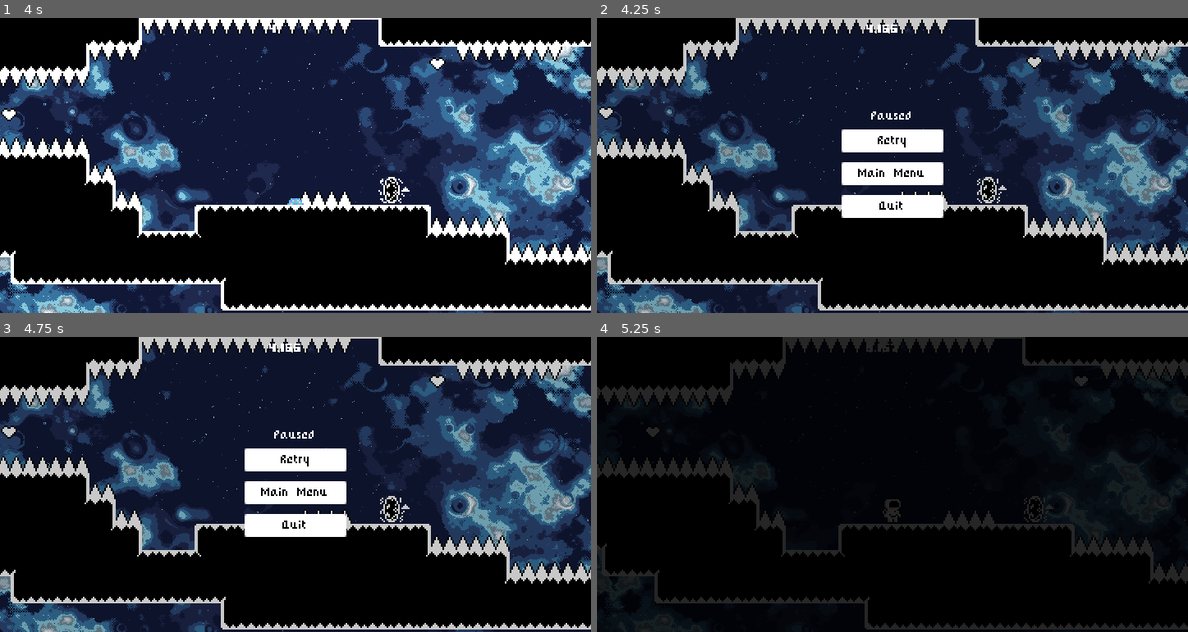
Above: before the commit, frames 1-4 (two rows, left to right).
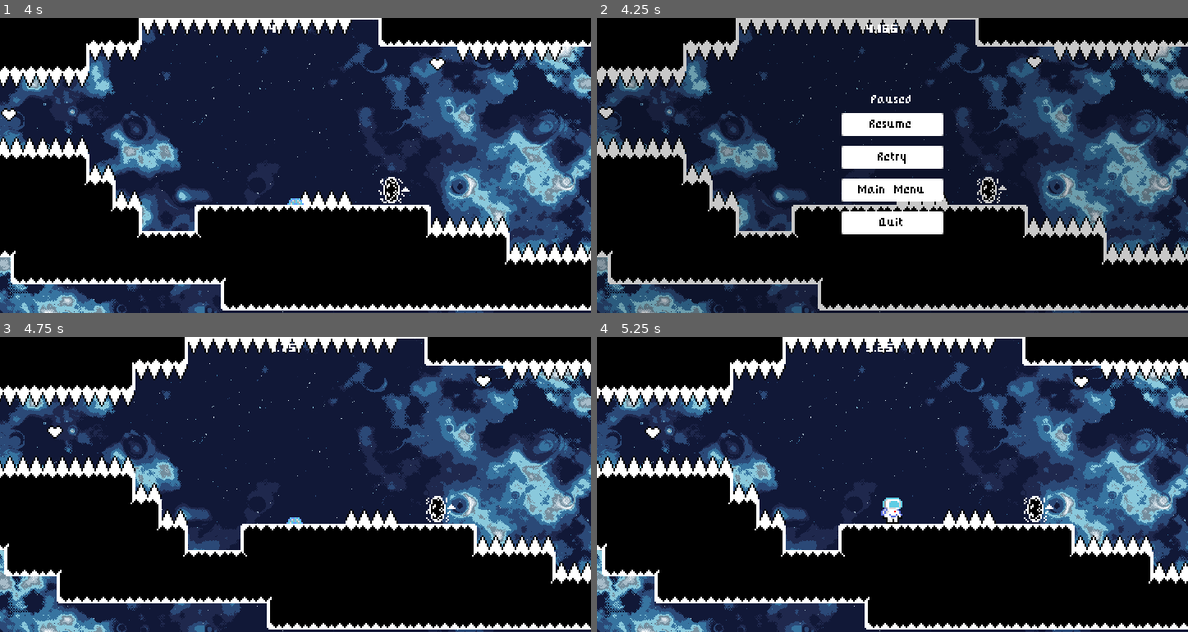
Above: after the commit, the same moments.

Repository: BenjaminZrakic/Astroventure
Game: Godot game, scene res://Scenes/Levels/LevelNeptune2.tscn
The game is run twice, just before and just after one commit, with the same random seed, the same clock (stepped at 60 frames per second) and the same inputs. This scene is started directly instead of the project's main scene.
Inputs (mouse positions are in pixels of both pictures, inside the frame that each line leads up to):
- Up to frame 1 (4 s): tap Enter (ui_accept) at 0.5, 0.77, 1.52, 3.02, 3.77 s; hold Right (ui_right) 0.53-2.03 s; hold Left (ui_left) 2.03-2.78 s; hold Right (ui_right) from 2.78 s (still down)
- Up to frame 2 (4.25 s): keep holding Right (ui_right); tap Escape (ui_cancel) at 4.15 s
- Up to frame 3 (4.75 s): release Right (ui_right) at 4.25 s; click (295, 443) at 4.25 s, where only the run after the commit has a clickable "Resume"
- Up to frame 4 (5.25 s): click (892, 460) at 5 s, where only the run before the commit has a clickable "Retry"

Frame 1 is identical in both runs. In frame 2, 4.8% of the frame differs, in the area x 41-59%, y 26-74%; in frame 3, 37%; in frame 4, 62%, in the area x 0-100%, y 0-100%.

Commit message:
Pause fix 2

Diff:
--- a/Scenes/Level Assets/world.gd
+++ b/Scenes/Level Assets/world.gd
@@ -19,14 +19,6 @@
 var heartsMax = 0
 var heartsCollected = 0
 
-func _input(event):
-	if event.is_action_pressed("ui_cancel"):
-		if pause_menu.visible == false:
-			get_tree().paused = true
-			pause_menu.show()
-		else:
-			get_tree().paused = false
-			pause_menu.hide()
 
 func _ready():
 	heartsMax = get_tree().get_nodes_in_group("Hearts").size()
--- a/Scenes/UI/pause_menu.gd
+++ b/Scenes/UI/pause_menu.gd
@@ -4,6 +4,16 @@
 
 signal retry()
 signal main_menu()
+
+func _input(event):
+	if event.is_action_pressed("ui_cancel"):
+		print("Pause")
+		if visible == false:
+			get_tree().paused = true
+			show()
+		else:
+			get_tree().paused = false
+			hide()
 
 func _on_retry_button_pressed():
 	retry.emit()
@@ -15,3 +25,8 @@
 
 func _on_main_menu_button_pressed():
 	main_menu.emit()
+
+
+func _on_resume_button_pressed():
+	get_tree().paused = false
+	hide()
--- a/Scenes/UI/pause_menu.tscn
+++ b/Scenes/UI/pause_menu.tscn
@@ -32,6 +32,12 @@
 horizontal_alignment = 1
 vertical_alignment = 1
 
+[node name="ResumeButton" type="Button" parent="CenterContainer/VBoxContainer"]
+unique_name_in_owner = true
+custom_minimum_size = Vector2(64, 16)
+layout_mode = 2
+text = "Resume"
+
 [node name="RetryButton" type="Button" parent="CenterContainer/VBoxContainer"]
 unique_name_in_owner = true
 custom_minimum_size = Vector2(64, 16)
@@ -50,6 +56,7 @@
 layout_mode = 2
 text = "Quit"
 
+[connection signal="pressed" from="CenterContainer/VBoxContainer/ResumeButton" to="." method="_on_resume_button_pressed"]
 [connection signal="pressed" from="CenterContainer/VBoxContainer/RetryButton" to="." method="_on_retry_button_pressed"]
 [connection signal="pressed" from="CenterContainer/VBoxContainer/MainMenuButton" to="." method="_on_main_menu_button_pressed"]
 [connection signal="pressed" from="CenterContainer/VBoxContainer/QuitButton" to="." method="_on_next_level_button_pressed"]
